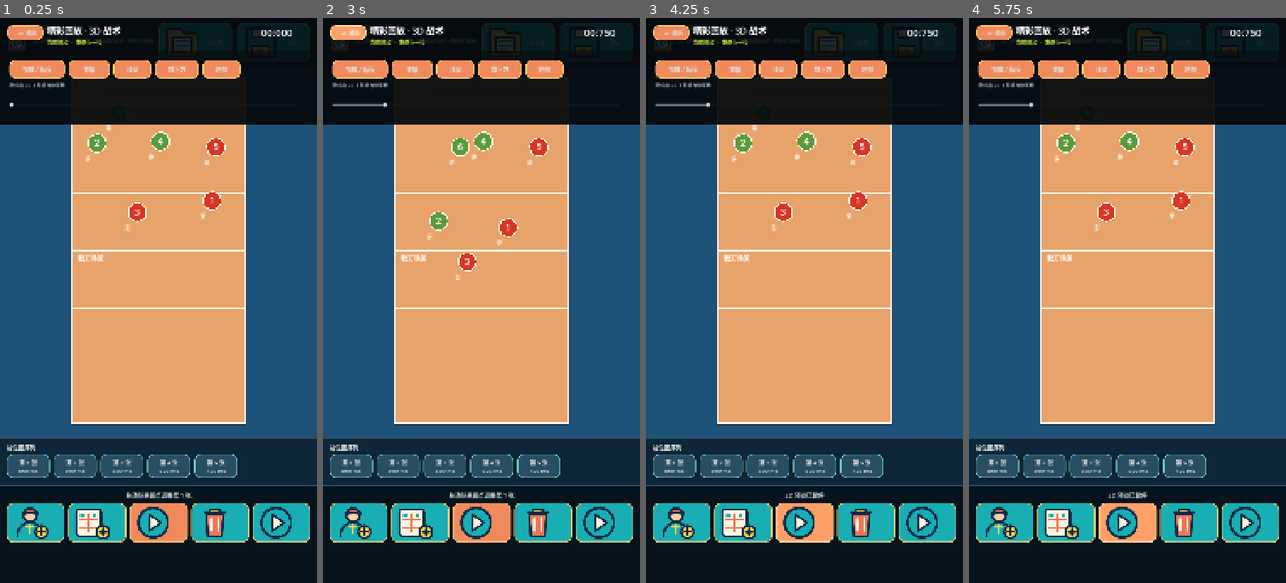
Above: before the commit, frames 1-4 (left to right).
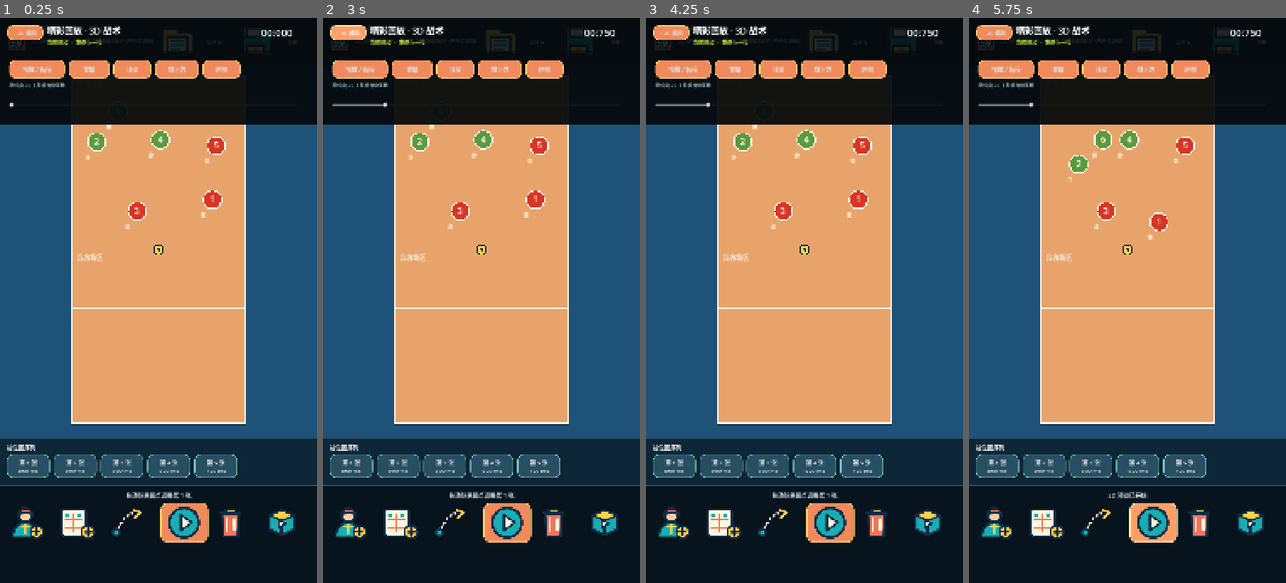
Above: after the commit, the same moments.

Repository: LieerTsuki/volleyball_coach
Game: Godot game, scene res://scenes/main.tscn
Two runs of this game, one before a commit and one after it. Both use one fixed random seed, a clock stepped at 60 frames per second and the inputs below.
Inputs (mouse positions are in pixels of both pictures, inside the frame that each line leads up to; where the layout moved, square brackets give the same spot in the first picture):
- Up to frame 1 (0.25 s): no input
- Up to frame 2 (3 s): click (456, 520) at 0.52 s; click (608, 520) [605, 520] at 1.25 s; click "播放 / 暂停" at 2 s; click "‹ 2D 编排" at 2.75 s
- Up to frame 3 (4.25 s): click (804, 520) at 3.52 s
- Up to frame 4 (5.75 s): click (1127, 520) at 4.27 s; click (1152, 520) at 5.02 s

The runs differ from the first frame. In frame 1, 7.0% of the frame differs, in the area x 2-98%, y 0-93%; in frame 2, 8.0%; in frame 3, 7.2%; in frame 4, 7.8%.

Commit message:
feat: add drawn routes and volleyball keyframes

Diff:
--- /dev/null
+++ b/assets/ui/path.svg
@@ -0,0 +1,5 @@
+<svg xmlns="http://www.w3.org/2000/svg" viewBox="0 0 128 128">
+  <path d="M22 96c22-29 26-58 65-66" fill="none" stroke="#fff6df" stroke-width="8" stroke-linecap="round" stroke-dasharray="4 13"/>
+  <path d="m84 21 22 9-18 16" fill="none" stroke="#ffd24d" stroke-width="8" stroke-linecap="round" stroke-linejoin="round"/>
+  <circle cx="24" cy="97" r="12" fill="#18aeb4" stroke="#102b45" stroke-width="7"/>
+</svg>
--- /dev/null
+++ b/assets/ui/play_3d.svg
@@ -0,0 +1,5 @@
+<svg xmlns="http://www.w3.org/2000/svg" viewBox="0 0 128 128">
+  <path d="m22 39 41-18 43 18-42 19Z" fill="#ffd24d" stroke="#102b45" stroke-width="7" stroke-linejoin="round"/>
+  <path d="M22 39v47l42 21V58ZM106 39v47L64 107V58Z" fill="#18aeb4" stroke="#102b45" stroke-width="7" stroke-linejoin="round"/>
+  <path d="m53 53 25 14-25 14Z" fill="#fff6df" stroke="#102b45" stroke-width="6" stroke-linejoin="round"/>
+</svg>
--- a/icon.svg
+++ b/icon.svg
@@ -1,9 +1,10 @@
 <svg xmlns="http://www.w3.org/2000/svg" viewBox="0 0 256 256">
-  <rect x="10" y="10" width="236" height="236" rx="56" fill="#ef755a" stroke="#102b45" stroke-width="12"/>
-  <circle cx="128" cy="130" r="78" fill="#fff6df" stroke="#102b45" stroke-width="11"/>
-  <path d="M62 106c24-14 52-22 79-20 21 1 39 7 56 17M84 68c18 23 27 42 30 62 3 23 1 41-7 60M173 68c-25 11-43 25-56 44-15 22-21 42-20 65M62 157c22 1 43 7 61 19 19 13 32 27 40 45" fill="none" stroke="#18aeb4" stroke-width="14" stroke-linecap="round"/>
-  <path d="M86 63c15-10 33-16 52-16 17 0 33 5 47 14" fill="none" stroke="#ffd24d" stroke-width="16" stroke-linecap="round"/>
-  <circle cx="100" cy="125" r="8" fill="#102b45"/><circle cx="157" cy="125" r="8" fill="#102b45"/>
-  <path d="M112 151c10 12 23 12 33 0" fill="none" stroke="#102b45" stroke-width="8" stroke-linecap="round"/>
-  <path d="M196 34l7 20 19 6-19 7-7 20-7-20-20-7 20-6Z" fill="#ffd24d" stroke="#102b45" stroke-width="6" stroke-linejoin="round"/>
+  <rect x="10" y="10" width="236" height="236" rx="58" fill="#f0785b" stroke="#102b45" stroke-width="12"/>
+  <circle cx="128" cy="132" r="78" fill="#fff7e3" stroke="#102b45" stroke-width="11"/>
+  <path d="M65 105c22-17 48-26 72-26 22 0 40 5 56 14" fill="none" stroke="#ffd34d" stroke-width="14" stroke-linecap="round"/>
+  <path d="M82 74c19 19 31 39 36 59 5 20 5 38-1 57M175 73c-24 12-43 29-55 49-12 20-17 39-16 60M67 157c22 0 44 7 61 20 16 12 27 27 34 44" fill="none" stroke="#1db1b7" stroke-width="13" stroke-linecap="round"/>
+  <circle cx="101" cy="126" r="8" fill="#102b45"/>
+  <circle cx="157" cy="126" r="8" fill="#102b45"/>
+  <path d="M111 151c10 11 23 11 33 0" fill="none" stroke="#102b45" stroke-width="8" stroke-linecap="round"/>
+  <path d="M193 35l7 18 18 7-18 7-7 19-7-19-18-7 18-7Z" fill="#ffd34d" stroke="#102b45" stroke-width="6" stroke-linejoin="round"/>
 </svg>
--- a/scripts/application/frame_interpolator.gd
+++ b/scripts/application/frame_interpolator.gd
@@ -20,14 +20,64 @@
 			var start := position_in_frame(frame, player_id)
 			var end := position_in_frame(frames[index + 1], player_id)
 			var progress: float = clampf(float(clamped_time - elapsed) / float(duration), 0.0, 1.0)
+			var routes: Dictionary = frame.get("routes", {})
+			if routes.has(player_id):
+				return _sample_route(routes[player_id], progress, start, end)
 			return start.lerp(end, progress)
 		elapsed += duration
 	return position_in_frame(frames.back(), player_id)
+
+static func ball_position(tactic: Dictionary, time_ms: int) -> Vector3:
+	var frames: Array = tactic.get("frames", [])
+	if frames.is_empty():
+		return Vector3.ZERO
+	var elapsed := 0
+	var clamped_time := clampi(time_ms, 0, total_duration(tactic))
+	for index in range(max(0, frames.size() - 1)):
+		var frame: Dictionary = frames[index]
+		var duration: int = maxi(1, int(frame.get("durationMs", 800)))
+		if clamped_time <= elapsed + duration:
+			var start := _ball_in_frame(frame)
+			var end := _ball_in_frame(frames[index + 1])
+			var progress: float = clampf(float(clamped_time - elapsed) / float(duration), 0.0, 1.0)
+			return start.lerp(end, progress)
+		elapsed += duration
+	return _ball_in_frame(frames.back())
 
 static func position_in_frame(frame: Dictionary, player_id: String) -> Vector3:
 	var positions: Dictionary = frame.get("positions", {})
 	var point: Dictionary = positions.get(player_id, {})
 	return Vector3(float(point.get("x", 0.0)), 0.0, float(point.get("z", 0.0)))
+
+static func _ball_in_frame(frame: Dictionary) -> Vector3:
+	var point: Dictionary = frame.get("ball", {"x": 0.0, "z": 0.0})
+	return Vector3(float(point.get("x", 0.0)), 0.0, float(point.get("z", 0.0)))
+
+static func _sample_route(route: Array, progress: float, start: Vector3, end: Vector3) -> Vector3:
+	if route.size() < 2:
+		return start.lerp(end, progress)
+	var points: Array[Vector3] = []
+	for value in route:
+		var point: Dictionary = value
+		points.append(Vector3(float(point.get("x", 0.0)), 0.0, float(point.get("z", 0.0))))
+	if points.front().distance_to(start) > 0.8:
+		points.push_front(start)
+	if points.back().distance_to(end) > 0.8:
+		points.append(end)
+	var segment_length := 0.0
+	for index in range(points.size() - 1):
+		segment_length += points[index].distance_to(points[index + 1])
+	if segment_length <= 0.001:
+		return start.lerp(end, progress)
+	var target_distance := segment_length * progress
+	var walked := 0.0
+	for index in range(points.size() - 1):
+		var length := points[index].distance_to(points[index + 1])
+		if target_distance <= walked + length:
+			var local := (target_distance - walked) / maxf(length, 0.001)
+			return points[index].lerp(points[index + 1], local)
+		walked += length
+	return points.back()
 
 static func frame_position_map(frame: Dictionary) -> Dictionary:
 	return frame.get("positions", {})
--- a/scripts/domain/tactic_models.gd
+++ b/scripts/domain/tactic_models.gd
@@ -45,14 +45,22 @@
 
 static func ensure_frames(tactic: Dictionary) -> Dictionary:
 	if not tactic.get("frames", []).is_empty():
+		for frame in tactic.get("frames", []):
+			if not frame.has("ball"):
+				frame["ball"] = {"x": 0.0, "z": 0.0}
+			if not frame.has("routes"):
+				frame["routes"] = {}
 		return tactic
 	if str(tactic.get("id", "")) == "sample-three-receiver-fast-middle":
 		tactic["frames"] = _sample_frames()
+		for frame in tactic.frames:
+			frame["ball"] = {"x": 0.0, "z": 0.0}
+			frame["routes"] = {}
 		return tactic
 	var positions := {}
 	for slot in tactic.get("initialFormation", []):
 		positions[str(slot.get("playerId", ""))] = {"x": float(slot.get("x", 0.0)), "z": float(slot.get("z", 0.0))}
-	tactic["frames"] = [{"id": "frame-0", "durationMs": 900, "positions": positions}]
+	tactic["frames"] = [{"id": "frame-0", "durationMs": 900, "positions": positions, "ball": {"x": 0.0, "z": 0.0}, "routes": {}}]
 	return tactic
 
 static func blank_tactic(title: String = "未命名战术") -> Dictionary:
--- a/scripts/presentation/tactic_editor_2d.gd
+++ b/scripts/presentation/tactic_editor_2d.gd
@@ -14,6 +14,7 @@
 var title_label: Label
 var subtitle_label: Label
 var play_button: Button
+var path_mode_button: Button
 var playing := false
 var status_message := "拖动球员圆点调整站位"
 var library_overlay: PanelContainer
@@ -111,6 +112,8 @@
 	board.player_moved.connect(_on_player_moved)
 	board.player_selected.connect(_on_player_selected)
 	board.player_double_clicked.connect(_open_player_editor_by_id)
+	board.route_drawn.connect(_on_route_drawn)
+	board.ball_moved.connect(_on_ball_moved)
 
 	var frames_panel := PanelContainer.new()
 	frames_panel.custom_minimum_size = Vector2(0, 162)
@@ -146,19 +149,21 @@
 	status_label.add_theme_color_override("font_color", Color("d7e5ea"))
 	toolbar_column.add_child(status_label)
 	var grid := GridContainer.new()
-	grid.columns = 5
+	grid.columns = 6
 	grid.add_theme_constant_override("h_separation", 12)
 	grid.add_theme_constant_override("v_separation", 12)
 	toolbar_column.add_child(grid)
 	grid.add_child(_icon_button("res://assets/ui/player.svg", "增加球员", _add_player))
 	grid.add_child(_icon_button("res://assets/ui/plus_frame.svg", "新增站位图", _next_frame))
+	path_mode_button = _icon_button("res://assets/ui/path.svg", "绘制跑位虚线", _toggle_path_mode)
+	grid.add_child(path_mode_button)
 	play_button = _button("播放 2D", 0, _toggle_play)
 	play_button.icon = load("res://assets/ui/play.svg")
 	play_button.text = ""
 	play_button.tooltip_text = "播放 2D"
 	grid.add_child(play_button)
 	grid.add_child(_icon_button("res://assets/ui/trash.svg", "删除站位图", _delete_frame))
-	grid.add_child(_icon_button("res://assets/ui/play.svg", "进入 3D", _open_replay))
+	grid.add_child(_icon_button("res://assets/ui/play_3d.svg", "进入 3D 回放", _open_replay))
 	for child in grid.get_children():
 		child.custom_minimum_size = Vector2(0, 96)
 
@@ -183,11 +188,20 @@
 	button.tooltip_text = tooltip
 	button.custom_minimum_size = Vector2(88, 88)
 	button.size_flags_horizontal = Control.SIZE_EXPAND_FILL
-	button.add_theme_stylebox_override("normal", _button_style(Color("18aeb4"), Color("ffd166")))
-	button.add_theme_stylebox_override("hover", _button_style(Color("2fc4c0"), Color("fff0a8")))
-	button.add_theme_stylebox_override("pressed", _button_style(Color("0d858e"), Color("fff0a8")))
+	button.add_theme_stylebox_override("normal", StyleBoxEmpty.new())
+	button.add_theme_stylebox_override("hover", _icon_hover_style(Color(0.12, 0.68, 0.71, 0.22)))
+	button.add_theme_stylebox_override("pressed", _icon_hover_style(Color(0.94, 0.47, 0.36, 0.34)))
 	button.pressed.connect(callback)
 	return button
+
+func _icon_hover_style(background: Color) -> StyleBoxFlat:
+	var style := StyleBoxFlat.new()
+	style.bg_color = background
+	style.corner_radius_top_left = 46
+	style.corner_radius_top_right = 46
+	style.corner_radius_bottom_left = 46
+	style.corner_radius_bottom_right = 46
+	return style
 
 func _button_style(background: Color, border: Color) -> StyleBoxFlat:
 	var style := StyleBoxFlat.new()
@@ -253,6 +267,14 @@
 	document_changed.emit()
 	_update_status("球员 %s 位置 %.1fm / %.1fm" % [player_id, position.x, position.z])
 
+func _on_route_drawn(player_id: String, points: Array) -> void:
+	document_changed.emit()
+	_update_status("已记录球员 %s 的跑位虚线" % player_id)
+
+func _on_ball_moved(position: Vector3) -> void:
+	document_changed.emit()
+	_update_status("排球位置 %.1fm / %.1fm" % [position.x, position.z])
+
 func _next_frame() -> void:
 	var frames: Array = tactic.get("frames", [])
 	if frames.is_empty():
@@ -314,6 +336,15 @@
 	play_button.text = ""
 	play_button.tooltip_text = "暂停 2D" if playing else "播放 2D"
 	_update_status("2D 预览已%s" % ("开始" if playing else "暂停"))
+
+func _toggle_path_mode() -> void:
+	if board.selected_player_id.is_empty():
+		_update_status("先点击一名球员，再使用虚线工具")
+		return
+	var enabled := not board.path_mode
+	board.set_path_mode(enabled)
+	path_mode_button.tooltip_text = "结束绘制虚线" if enabled else "绘制跑位虚线"
+	_update_status("正在绘制球员 %s 的跑位虚线" % board.selected_player_id if enabled else "虚线绘制已结束")
 
 func _restart_preview() -> void:
 	playing = true
--- a/scripts/presentation/vertical_court_board.gd
+++ b/scripts/presentation/vertical_court_board.gd
@@ -4,12 +4,17 @@
 signal player_moved(player_id: String, position: Vector3)
 signal player_selected(player_id: String)
 signal player_double_clicked(player_id: String)
+signal route_drawn(player_id: String, points: Array)
+signal ball_moved(position: Vector3)
 
 var tactic: Dictionary = {}
 var frame_index := 0
 var selected_player_id := ""
 var dragged_player_id := ""
 var playback_time_ms := -1
+var path_mode := false
+var drawing_path := false
+var current_path: Array[Vector3] = []
 var court_layout := VerticalCourtLayout.new()
 var court_rect := Rect2()
 var last_tap_player_id := ""
@@ -33,6 +38,12 @@
 
 func set_playback_time(time_ms: int) -> void:
 	playback_time_ms = time_ms
+	queue_redraw()
+
+func set_path_mode(enabled: bool) -> void:
+	path_mode = enabled
+	drawing_path = false
+	current_path.clear()
 	queue_redraw()
 
 func _refresh_layout() -> void:
@@ -52,7 +63,45 @@
 	draw_line(Vector2(court_rect.position.x, court_rect.end.y), Vector2(court_rect.end.x, court_rect.end.y), Color("fff7e8"), 4.0)
 	draw_string(ThemeDB.fallback_font, court_rect.position + Vector2(18, 34), "对方场区", HORIZONTAL_ALIGNMENT_LEFT, -1, 22, Color(1, 1, 1, 0.82))
 	draw_string(ThemeDB.fallback_font, Vector2(court_rect.position.x + 18, center_y + 34), "我方场区", HORIZONTAL_ALIGNMENT_LEFT, -1, 22, Color(1, 1, 1, 0.92))
+	_draw_routes()
+	_draw_ball()
 	_draw_players()
+
+func _draw_routes() -> void:
+	if tactic.get("frames", []).is_empty():
+		return
+	var frame: Dictionary = tactic.get("frames", [])[frame_index]
+	var routes: Dictionary = frame.get("routes", {})
+	for player_id in routes.keys():
+		var points: Array = routes[player_id]
+		_draw_route_points(points, Color("173b66") if str(player_id) == selected_player_id else Color("284e73"))
+	if drawing_path and current_path.size() > 1:
+		_draw_route_points(current_path, Color("ef755a"))
+
+func _draw_route_points(points: Array, color: Color) -> void:
+	if points.size() < 2:
+		return
+	for index in range(points.size() - 1):
+		var start := _route_point_to_screen(points[index])
+		var end := _route_point_to_screen(points[index + 1])
+		draw_dashed_line(start, end, color, 5.0, 11.0)
+		var direction := (end - start).normalized()
+		var side := Vector2(-direction.y, direction.x)
+		draw_colored_polygon(PackedVector2Array([end, end - direction * 16.0 + side * 7.0, end - direction * 16.0 - side * 7.0]), color)
+
+func _route_point_to_screen(point: Variant) -> Vector2:
+	var value: Dictionary = point if point is Dictionary else {"x": point.x, "z": point.z}
+	return court_layout.world_to_screen(Vector3(float(value.get("x", 0.0)), 0.0, float(value.get("z", 0.0))), court_rect)
+
+func _draw_ball() -> void:
+	if tactic.get("frames", []).is_empty():
+		return
+	var ball := FrameInterpolator.ball_position(tactic, playback_time_ms) if playback_time_ms >= 0 else _court_ball_position(tactic.get("frames", [])[frame_index])
+	var screen := court_layout.world_to_screen(ball, court_rect)
+	draw_circle(screen, 16.0, Color("ffd24d"))
+	draw_arc(screen, 16.0, 0.0, TAU, 24, Color("102b45"), 3.0)
+	draw_line(screen + Vector2(-9, -7), screen + Vector2(9, 7), Color("102b45"), 2.0)
+	draw_line(screen + Vector2(-7, 9), screen + Vector2(8, -8), Color("102b45"), 2.0)
 
 func _draw_players() -> void:
 	if tactic.get("frames", []).is_empty():
@@ -79,7 +128,7 @@
 		if event.pressed:
 			_press_player(event.position)
 		else:
-			dragged_player_id = ""
+			_finish_interaction()
 		accept_event()
 	elif event is InputEventScreenDrag:
 		_drag_player(event.position)
@@ -88,7 +137,7 @@
 		if event.pressed:
 			_press_player(event.position)
 		else:
-			dragged_player_id = ""
+			_finish_interaction()
 		accept_event()
 	elif event is InputEventMouseMotion and event.button_mask & MOUSE_BUTTON_MASK_LEFT:
 		_drag_player(event.position)
@@ -98,7 +147,18 @@
 	if tactic.get("frames", []).is_empty():
 		return
 	var frame: Dictionary = tactic.get("frames", [])[frame_index]
+	if path_mode:
+		if selected_player_id.is_empty():
+			return
+		drawing_path = true
+		current_path = [_screen_to_world(screen_position)]
+		queue_redraw()
+		return
 	var hit_radius := clampf(court_rect.size.x * 0.052, 30.0, 48.0) + 30.0
+	var ball_position := _court_ball_position(frame)
+	if ball_position.distance_to(_screen_to_world(screen_position)) <= 0.6:
+		dragged_player_id = "__ball__"
+		return
 	for player in tactic.get("players", []):
 		var player_id := str(player.get("id", ""))
 		var player_screen := court_layout.world_to_screen(FrameInterpolator.position_in_frame(frame, player_id), court_rect)
@@ -106,7 +166,7 @@
 			selected_player_id = player_id
 			dragged_player_id = player_id
 			var now := Time.get_ticks_msec()
-			if last_tap_player_id == player_id and now - last_tap_time_ms <= 380:
+			if last_tap_player_id == player_id and now - last_tap_time_ms >= 90 and now - last_tap_time_ms <= 420:
 				player_double_clicked.emit(player_id)
 			last_tap_player_id = player_id
 			last_tap_time_ms = now
@@ -115,11 +175,43 @@
 			return
 
 func _drag_player(screen_position: Vector2) -> void:
-	if dragged_player_id.is_empty() or not court_rect.has_point(screen_position) or tactic.get("frames", []).is_empty():
+	if not court_rect.has_point(screen_position) or tactic.get("frames", []).is_empty():
+		return
+	if path_mode and drawing_path:
+		current_path.append(_screen_to_world(screen_position))
+		queue_redraw()
+		return
+	if dragged_player_id.is_empty():
 		return
 	var frame: Dictionary = tactic.get("frames", [])[frame_index]
 	var positions: Dictionary = frame.get("positions", {})
 	var point := court_layout.screen_to_world(screen_position, court_rect)
+	if dragged_player_id == "__ball__":
+		frame["ball"] = {"x": point.x, "z": point.z}
+		ball_moved.emit(point)
+		queue_redraw()
+		return
 	positions[dragged_player_id] = {"x": point.x, "z": point.z}
 	player_moved.emit(dragged_player_id, point)
 	queue_redraw()
+
+func _finish_interaction() -> void:
+	if path_mode and drawing_path and current_path.size() > 1 and not selected_player_id.is_empty():
+		var frame: Dictionary = tactic.get("frames", [])[frame_index]
+		var routes: Dictionary = frame.get("routes", {})
+		var serialized: Array = []
+		for point in current_path:
+			serialized.append({"x": point.x, "z": point.z})
+		routes[selected_player_id] = serialized
+		route_drawn.emit(selected_player_id, serialized)
+	current_path.clear()
+	drawing_path = false
+	dragged_player_id = ""
+	queue_redraw()
+
+func _screen_to_world(screen_position: Vector2) -> Vector3:
+	return court_layout.screen_to_world(screen_position, court_rect)
+
+func _court_ball_position(frame: Dictionary) -> Vector3:
+	var ball: Dictionary = frame.get("ball", {"x": 0.0, "z": 0.0})
+	return Vector3(float(ball.get("x", 0.0)), 0.0, float(ball.get("z", 0.0)))
--- /dev/null
+++ b/tests/test_frame_interpolator_routes.gd
@@ -0,0 +1,20 @@
+extends SceneTree
+
+func _init() -> void:
+	var tactic := TacticModels.blank_tactic("路径测试")
+	tactic["frames"] = [
+		{"id": "frame-0", "durationMs": 1000, "positions": {"p1": {"x": -3.0, "z": -6.0}}, "routes": {"p1": [{"x": -3.0, "z": -6.0}, {"x": 0.0, "z": -3.0}, {"x": 3.0, "z": 0.0}]}, "ball": {"x": -2.0, "z": -5.0}},
+		{"id": "frame-1", "durationMs": 1000, "positions": {"p1": {"x": 3.0, "z": 0.0}}, "routes": {}, "ball": {"x": 2.0, "z": 4.0}}
+	]
+	var midpoint := FrameInterpolator.player_position(tactic, "p1", 500)
+	if midpoint.x <= -0.5 or midpoint.z >= -2.0:
+		push_error("Player route interpolation did not follow the drawn path")
+		quit(1)
+		return
+	var ball_midpoint := FrameInterpolator.ball_position(tactic, 500)
+	if ball_midpoint.distance_to(Vector3.ZERO) < 0.01:
+		push_error("Ball keyframe interpolation is missing")
+		quit(1)
+		return
+	print("frame route tests passed")
+	quit(0)
Not shown, changed: export_presets.cfg
Not shown, added: tests/test_frame_interpolator_routes.gd.uid
Not shown, changed: docs/superpowers/plans/2026-11-18-volleyball-board-rebuild-plan.md
